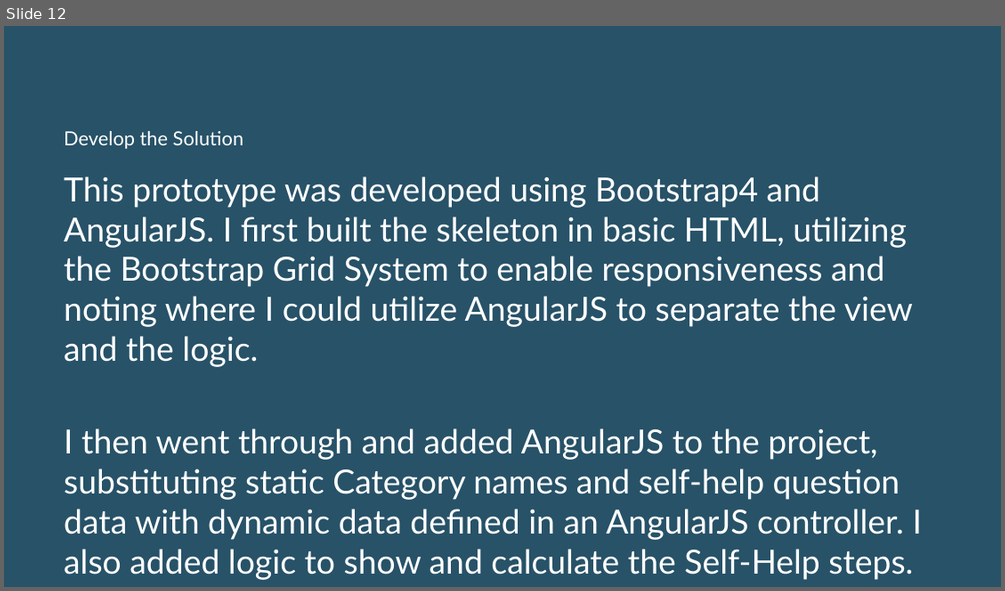
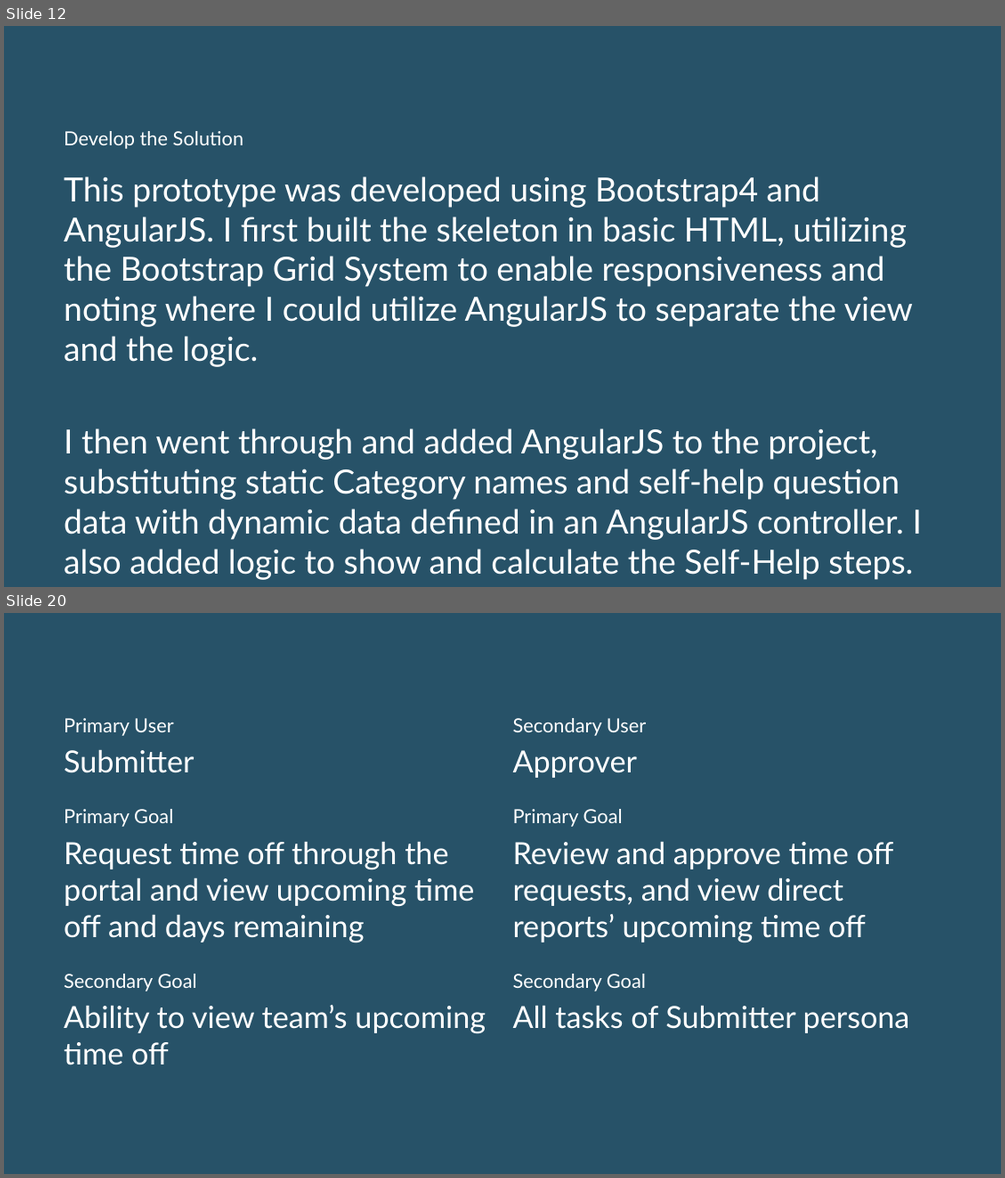
Before and after one commit to loriahpope/portfolio, a slide deck: app/assets/Loriah Pope Portfolio Presentation.pptx. Shown one above the other, each under a label of ours: slide 12 before the commit, slides 12 and 20 after it; the slides between them are not shown. The pictures are 1005x591 and 1005x1178 pixels, drawn with LibreOffice and Linux fonts; fonts in the diff are those of the drawing. Boxes give left, top, right and bottom in pixels: in the first picture for what was removed or moved away, otherwise in the second. Text is boxed around its words. In the diff, an @@ line names an element or a change of style, - is before the commit and + after.

```diff
--- a/app/assets/Loriah Pope Portfolio Presentation.pptx
+++ b/app/assets/Loriah Pope Portfolio Presentation.pptx
@@ slide 20 added at (x1=4, y1=613, x2=1001, y2=1174), background #275268 @@
@@ text added at (x1=64, y1=718, x2=485, y2=1065), 22 pt, text #FFFFFF @@
+Primary User
+Submitter
+Primary Goal
+Request time off through the portal and view upcoming time off and days remaining
+Secondary Goal
+Ability to view team’s upcoming time off
@@ text added at (x1=513, y1=718, x2=910, y2=1033), 22 pt, text #FFFFFF @@
+Secondary User
+Approver
+Primary Goal
+Review and approve time off requests, and view direct reports’ upcoming time off
+Secondary Goal
+All tasks of Submitter persona
```
Also in this commit, not shown: 9 other slides added, 9 other files.
